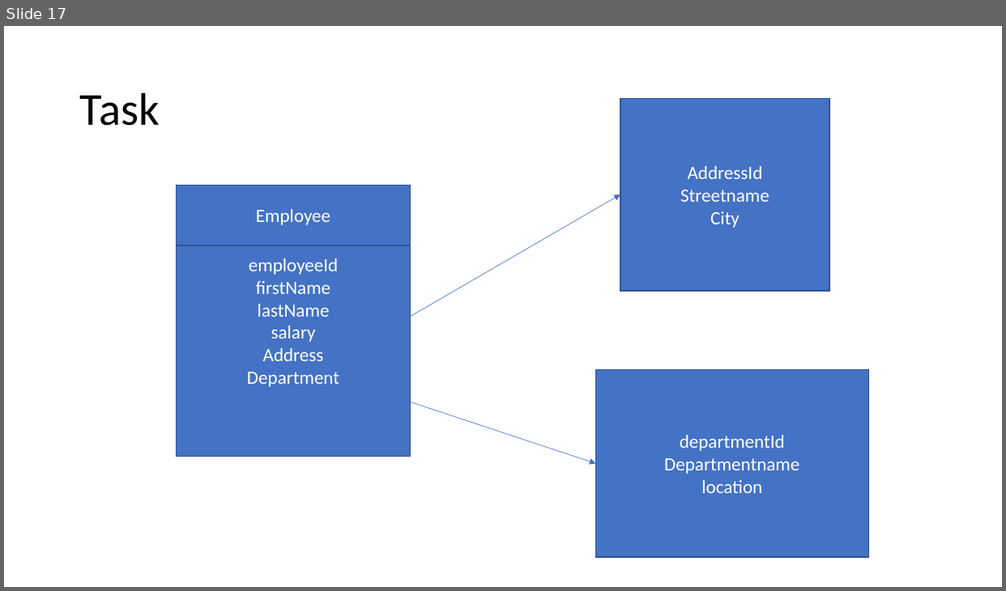
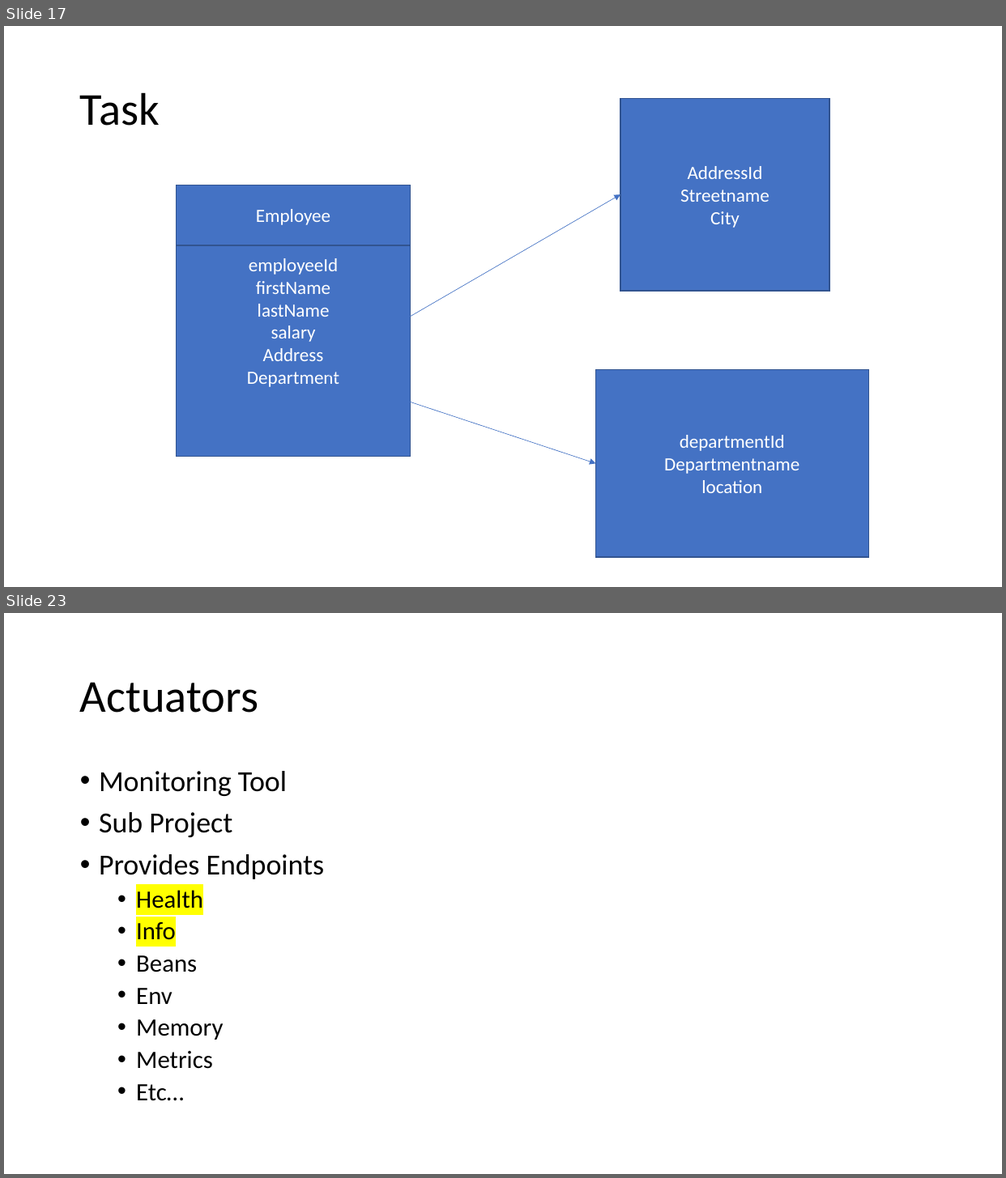
Before and after one commit to priyangm/pod_trg, a slide deck: FinishingSchool-June.pptx. Shown one above the other, each under a label of ours: slide 17 before the commit, slides 17 and 23 after it; the slides between them are not shown. The pictures are 1006x591 and 1006x1178 pixels, drawn with LibreOffice and Linux fonts; fonts in the diff are those of the drawing. Boxes give left, top, right and bottom in pixels: in the first picture for what was removed or moved away, otherwise in the second. Text is boxed around its words. In the diff, an @@ line names an element or a change of style, - is before the commit and + after.

```diff
--- a/FinishingSchool-June.pptx
+++ b/FinishingSchool-June.pptx
@@ slide 23 added at [4, 613, 1002, 1174], background #FFFFFF @@
@@ title added at [80, 682, 258, 713], 44 pt, text #000000 @@
+Actuators
@@ text added at [99, 771, 325, 1101], 28 pt, text #000000 @@
+• Monitoring Tool
+• Sub Project
+• Provides Endpoints
+  • Health
+  • Info
+  • Beans
+  • Env
+  • Memory
+  • Metrics
+  • Etc…
```
Also in this commit, not shown: 2 slides changed, 8 other slides added, 1 other file.
